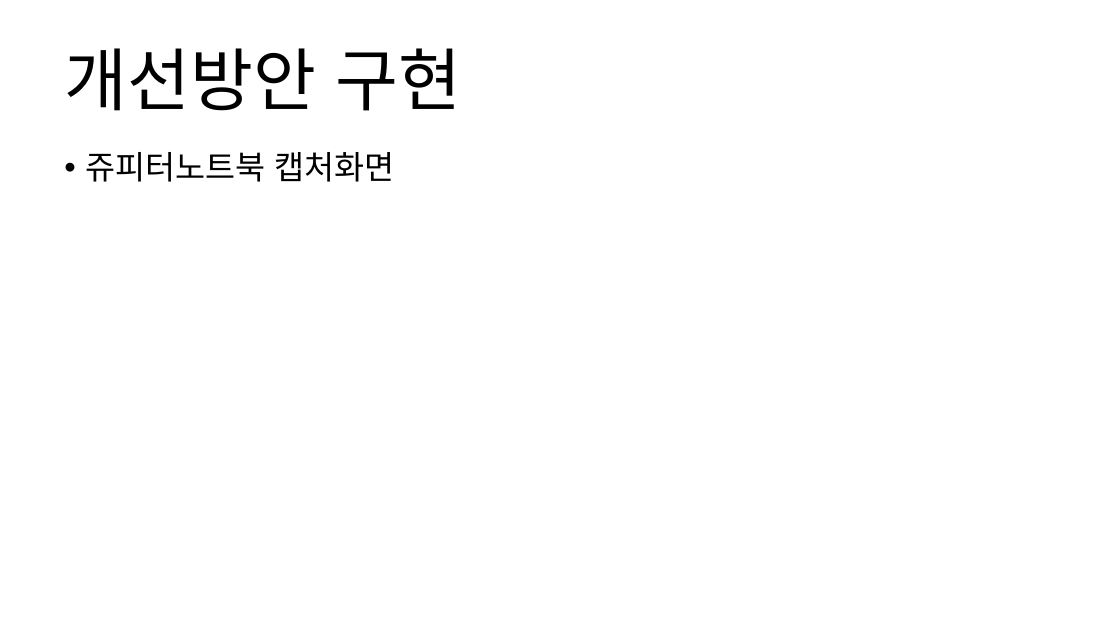
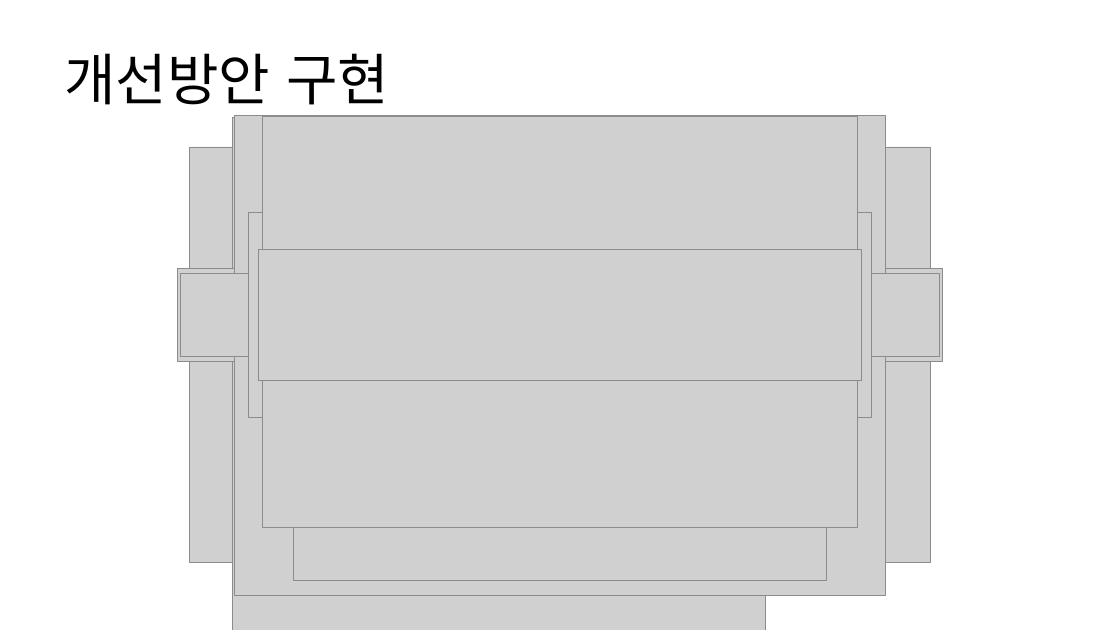
Before and after one commit to CheonSeounghyun/Movie-Analysis-System, a slide deck: slide 16 of document/2019_OSSP_Final_announcement.pptx (slide 12 before the commit). Drawn at 1120x630 pixels with LibreOffice and Linux fonts; fonts in the diff are those of the drawing; grey boxes stand for pictures. Boxes give left, top, right and bottom in pixels: in the first picture for what was removed or moved away, otherwise in the second. Text is boxed around its words. In the diff, an @@ line names an element or a change of style, - is before the commit and + after.

```diff
--- a/document/2019_OSSP_Final_announcement.pptx
+++ b/document/2019_OSSP_Final_announcement.pptx
@@ title "개선방안 구현" at bbox=[64, 53, 389, 105]: size 58.6 to 48 pt @@
@@ picture added at bbox=[233, 118, 765, 630] @@
@@ picture added at bbox=[234, 115, 886, 595] @@
@@ picture added at bbox=[263, 117, 858, 528] @@
@@ picture added at bbox=[294, 116, 826, 580] @@
@@ picture added at bbox=[190, 147, 930, 563] @@
@@ text removed at bbox=[85, 152, 395, 182] @@
-• 쥬피터노트북 캡처화면
@@ picture added at bbox=[249, 213, 872, 418] @@
@@ picture added at bbox=[177, 269, 943, 361] @@
@@ picture added at bbox=[258, 250, 862, 380] @@
@@ picture added at bbox=[181, 274, 940, 356] @@
```
Also in this commit, not shown: 9 other slides changed, 8 slides added, 4 slides removed, 56 other files.
